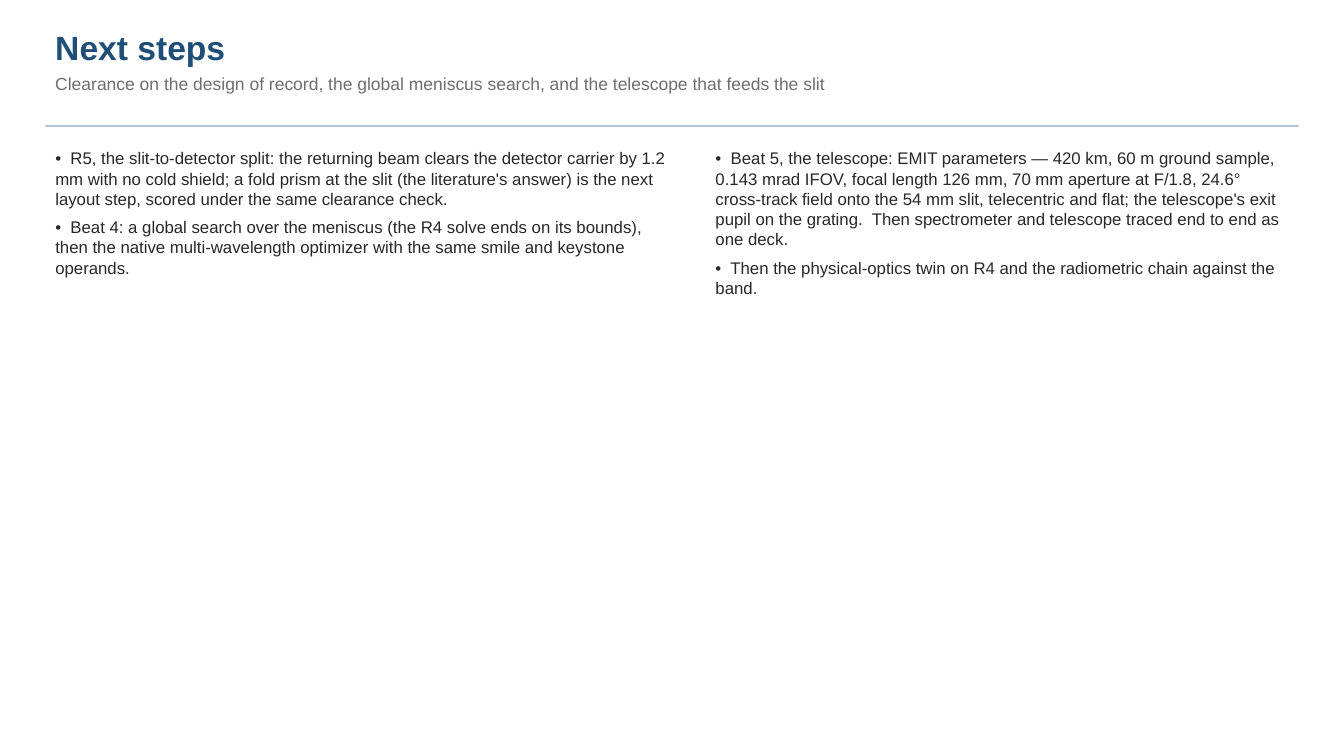
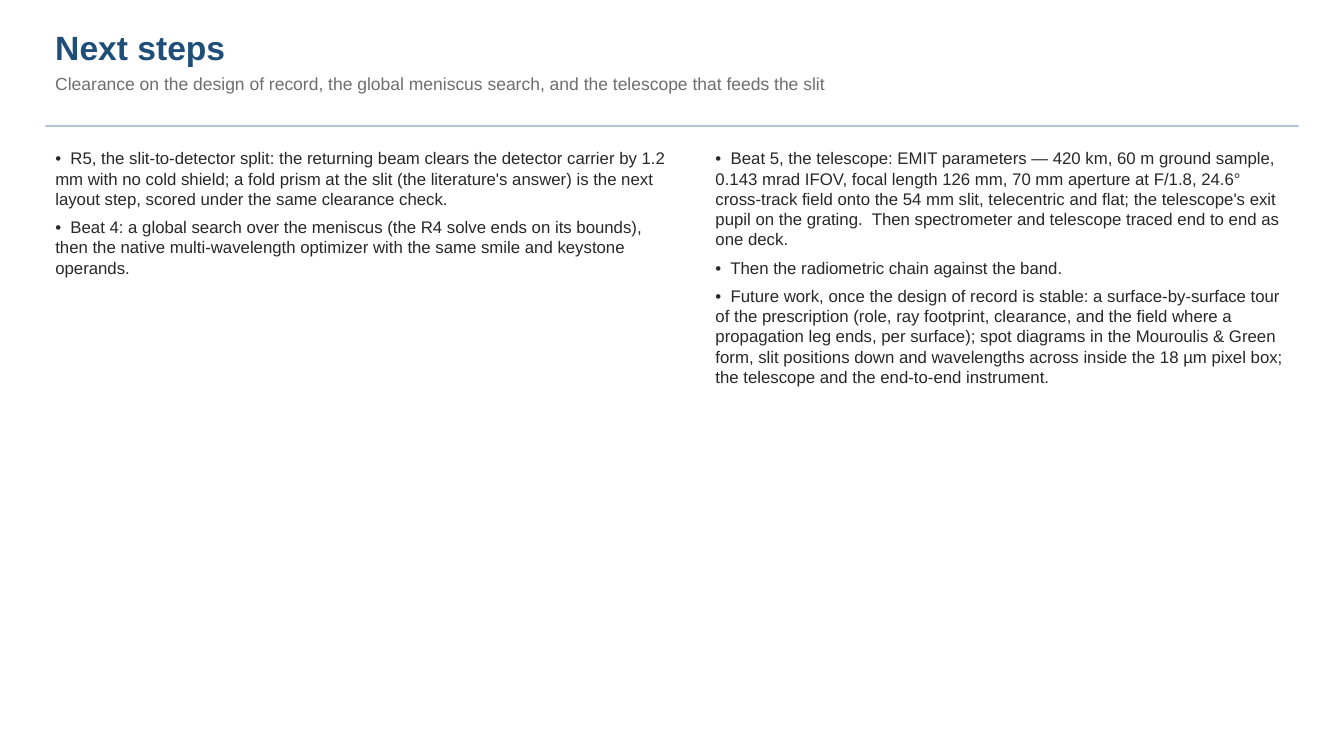
Before and after one commit to nasa-jpl/macos, a slide deck: slide 20 of demo_session/deck_dyson.pptx. Drawn at 1344x756 pixels with LibreOffice and Linux fonts; fonts in the diff are those of the drawing. Boxes give left, top, right and bottom in pixels: in the first picture for what was removed or moved away, otherwise in the second. Text is boxed around its words. In the diff, an @@ line names an element or a change of style, - is before the commit and + after.

```diff
--- a/demo_session/deck_dyson.pptx
+++ b/demo_session/deck_dyson.pptx
@@ text at bbox=[715, 262, 1283, 387]: text changed @@
-• Then the physical-optics twin on R4 and the radiometric chain against the band.
+• Then the radiometric chain against the band.
+• Future work, once the design of record is stable: a surface-by-surface tour of the prescription (role, ray footprint, clearance, and the field where a propagation leg ends, per surface); spot diagrams in the Mouroulis & Green form, slit positions down and wavelengths across inside the 18 µm pixel box; the telescope and the end-to-end instrument.
```
Also in this commit, not shown: 1 other file.
